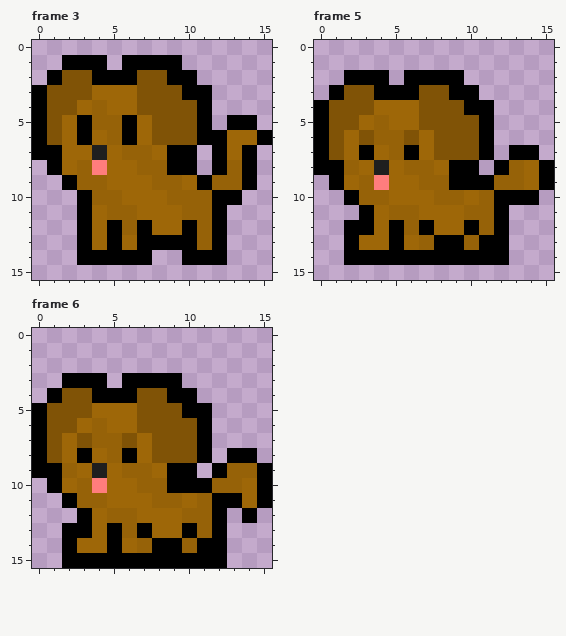
Edited in one commit: pixel-art file (Assets/Sprites/Dog/Dog_Brown/dog_goes_to_sleep.aseprite). Above: the version before the commit.
16x16 pixels, 8 frames. Colours within 5 levels of each other are drawn and written as one. Shown: frame 3, frame 5, frame 6. The commit also changed other frames, which this record leaves out.
After the commit:
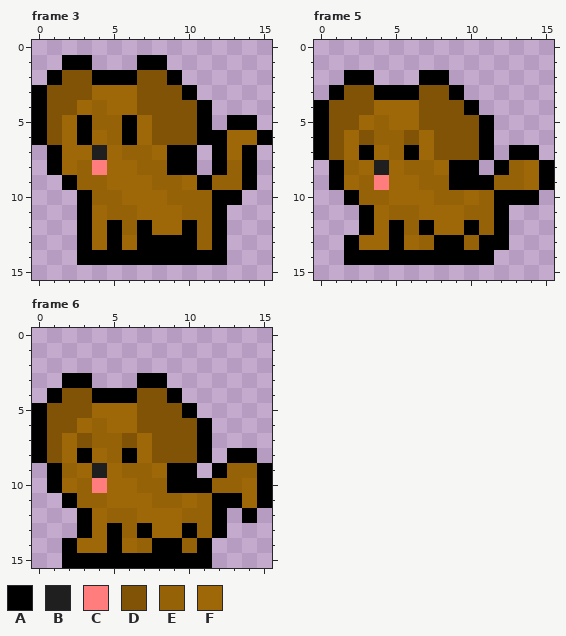
Palette (. is transparent): A #000000  B #1f1f1f  C #ff7d7d  D #805306  E #966208  F #9e6708
Changes in this commit:
Frame 3:
The author put colour A in row 14 at x 8 to 9.
The author cleared colour A in row 1 at x 4, 6 and 9; in row 2 at x 10; in row 3 at x 11; in row 7 at x 0.
Frame 5:
The author cleared colour A in row 2 at x 4, 6 and 9; in row 3 at x 10; in row 4 at x 11; in row 8 at x 0; in row 12 at x 2; in row 14 at x 12.
Frame 6:
The author cleared colour A in row 3 at x 4, 6 and 9; in row 4 at x 10; in row 5 at x 11; in row 9 at x 0; in row 13 at x 2; in rows 14 to 15 at x 12.
